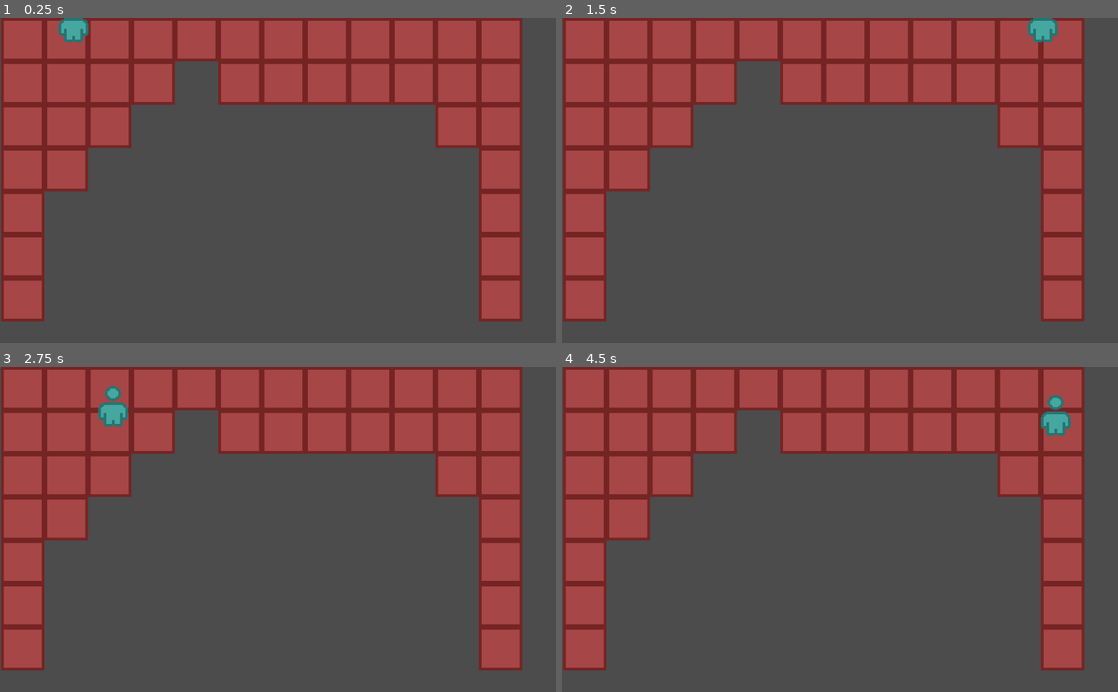
Above: before the commit, frames 1-4 (two rows, left to right).
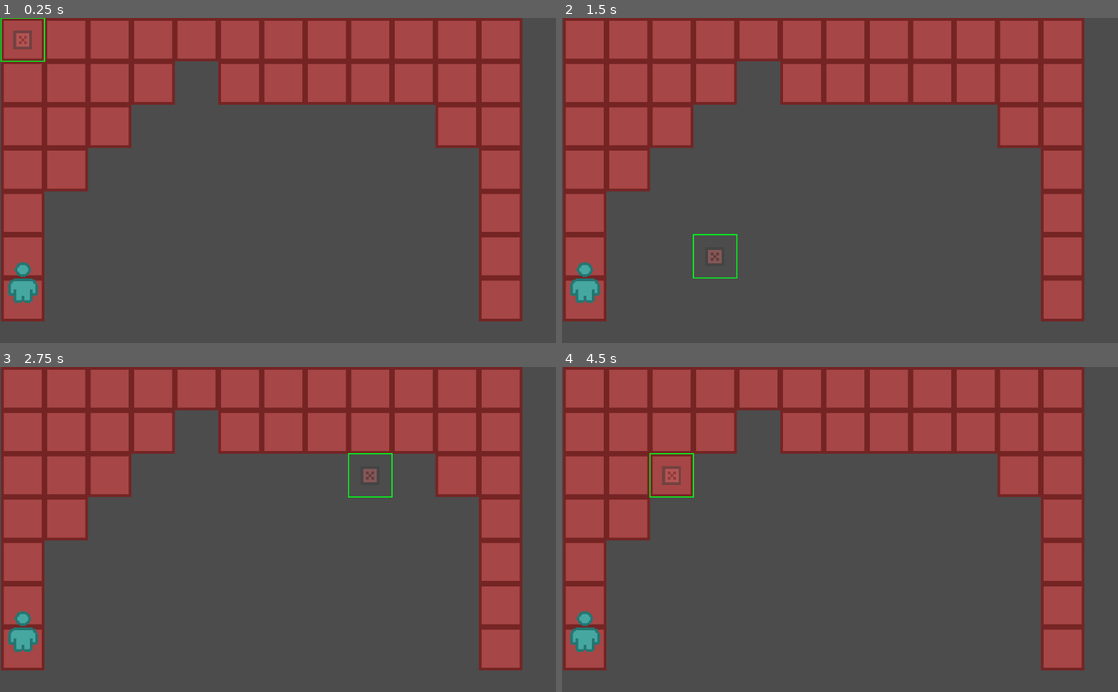
Above: after the commit, the same moments.

Repository: SomeSortOfSam/Metahedron
Game: Godot game, scene res://Maps/TestMap.tscn
The game is run twice, just before and just after one commit, with the same random seed, the same clock (stepped at 60 frames per second) and the same inputs.
Inputs (mouse positions are in pixels of both pictures, inside the frame that each line leads up to):
- Up to frame 1 (0.25 s): no input
- Up to frame 2 (1.5 s): tap Enter (ui_accept) at 0.5, 1.35 s; move the mouse to (962, 164) at 0.52 s; hold Right (ui_right) 0.53-1.28 s; hold Enter (ui_accept) 0.53-1.28 s; move the mouse to (728, 196) at 1.27 s; hold Down (ui_down) from 1.28 s (still down)
- Up to frame 3 (2.75 s): tap Enter (ui_accept) at 1.52, 1.82 s; move the mouse to (333, 458) at 2.02 s; release Down (ui_down) at 2.03 s; hold Right (ui_right) from 2.03 s (still down); hold Enter (ui_accept) from 2.03 s (still down)
- Up to frame 4 (4.5 s): move the mouse to (812, 594) at 2.77 s; release Right (ui_right) at 2.78 s; release Enter (ui_accept) at 2.78 s; hold Up (ui_up) 2.78-3.53 s; tap Enter (ui_accept) at 2.85, 3.02, 3.32, 4.35 s; move the mouse to (1006, 578) at 3.52 s; hold Enter (ui_accept) 3.53-4.28 s; hold Left (ui_left) from 3.53 s (still down); move the mouse to (673, 480) at 4.27 s

The runs differ from the first frame. In frame 1, 1.0% of the frame differs, in the area x 0-16%, y 0-88%; in frame 2, 1.0%; in frame 3, 1.1%; in frame 4, 1.2%, in the area x 1-92%, y 8-88%.

Commit message:
Cursor
Made testmap.tres match testmap.tscn
Added WASD to inputs

Diff:
--- /dev/null
+++ b/Coursor.gd
@@ -0,0 +1,53 @@
+tool
+extends Node2D
+class_name Cursor
+
+signal accept_pressed(cell)
+signal moved(new_cell)
+
+export var map: Resource = preload("res://Maps/TestMap.tres")
+export var ui_cooldown := 0.1
+
+var cell := Vector2.ZERO setget set_cell
+
+onready var _timer: Timer = $Timer
+
+func set_cell(new_cell : Vector2):
+	var new_cell_clamped : Vector2 = map.clamp(new_cell)
+	if not new_cell_clamped.is_equal_approx(cell):
+		cell = new_cell_clamped
+
+		position = map.map_to_world_space(cell)
+		emit_signal("moved",cell)
+		_timer.start()
+
+func _ready():
+	_timer.wait_time = ui_cooldown
+	position = map.map_to_world_space(cell)
+
+func _unhandled_input(event):
+	if event is InputEventMouseMotion:
+		self.cell = map.world_to_map_space(event.position)
+	elif event.is_action_pressed("ui_accept"):
+		emit_signal("accept_pressed", cell)
+		get_tree().set_input_as_handled()
+
+	#keyboard cursor movement
+	var should_move : bool = event.is_pressed()
+	if event.is_echo():
+		should_move = should_move and _timer.is_stopped()
+
+	if not should_move:
+		return
+
+	if event.is_action("ui_right"):
+		self.cell += Vector2.RIGHT
+	elif event.is_action("ui_up"):
+		self.cell += Vector2.UP
+	elif event.is_action("ui_left"):
+		self.cell += Vector2.LEFT
+	elif event.is_action("ui_down"):
+		self.cell += Vector2.DOWN
+
+func _draw():
+	draw_rect(Rect2(-map.cell_size / 2, map.cell_size),self_modulate,false,2.0)
--- /dev/null
+++ b/Cursor.tscn
@@ -0,0 +1,15 @@
+[gd_scene load_steps=3 format=2]
+
+[ext_resource path="res://Coursor.gd" type="Script" id=1]
+[ext_resource path="res://Sprites/Window_2.png" type="Texture" id=2]
+
+[node name="Cursor" type="Node2D"]
+self_modulate = Color( 0, 1, 0.321569, 1 )
+script = ExtResource( 1 )
+
+[node name="Timer" type="Timer" parent="."]
+one_shot = true
+
+[node name="Sprite" type="Sprite" parent="."]
+modulate = Color( 1, 1, 1, 0.498039 )
+texture = ExtResource( 2 )
--- a/Maps/Map.tscn
+++ b/Maps/Map.tscn
@@ -1,8 +1,9 @@
-[gd_scene load_steps=4 format=2]
+[gd_scene load_steps=5 format=2]
 
 [ext_resource path="res://Characters/Character.tscn" type="PackedScene" id=1]
 [ext_resource path="res://Maps/Tileset.tres" type="TileSet" id=2]
 [ext_resource path="res://Maps/TileMapConverter.gd" type="Script" id=3]
+[ext_resource path="res://Cursor.tscn" type="PackedScene" id=4]
 
 [node name="Map" type="Node2D"]
 script = ExtResource( 3 )
@@ -18,3 +19,5 @@
 [node name="Camera2D" type="Camera2D" parent="."]
 position = Vector2( 510, 300 )
 current = true
+
+[node name="Cursor" parent="." instance=ExtResource( 4 )]
--- a/Maps/TestMap.tres
+++ b/Maps/TestMap.tres
@@ -4,5 +4,5 @@
 
 [resource]
 script = ExtResource( 1 )
-size = Vector2( 0, 0 )
-cell_size = Vector2( 0, 0 )
+size = Vector2( 11, 6 )
+cell_size = Vector2( 80, 80 )
--- a/Maps/TestMap.tscn
+++ b/Maps/TestMap.tscn
@@ -5,9 +5,9 @@
 
 [node name="Map" instance=ExtResource( 1 )]
 
-[node name="TileMap" parent="." index="0"]
+[node name="TileMap" parent="." index="1"]
 tile_data = PoolIntArray( 0, 0, 0, 1, 0, 0, 2, 0, 0, 3, 0, 0, 4, 0, 0, 5, 0, 0, 6, 0, 0, 7, 0, 0, 8, 0, 0, 9, 0, 0, 10, …(356 unchanged characters)…
 
-[node name="Character" parent="." index="1"]
+[node name="Character" parent="." index="2"]
 position = Vector2( 38, 524 )
 skin = ExtResource( 2 )
--- a/Maps/TileMapConverter.gd
+++ b/Maps/TileMapConverter.gd
@@ -8,7 +8,3 @@
 func _ready():
 	map.cell_size = _tile_map.cell_size * _tile_map.scale
 	map.size = _tile_map.get_used_rect().size
-	var array : PoolVector2Array = []
-	for cell in _tile_map.get_used_cells():
-		array.append(cell)
-	_character.walk_along(array)
--- a/project.godot
+++ b/project.godot
@@ -14,6 +14,11 @@
 "language": "GDScript",
 "path": "res://Characters/Character.gd"
 }, {
+"base": "Node2D",
+"class": "Cursor",
+"language": "GDScript",
+"path": "res://Coursor.gd"
+}, {
 "base": "Resource",
 "class": "Map",
 "language": "GDScript",
@@ -21,6 +26,7 @@
 } ]
 _global_script_class_icons={
 "Character": "",
+"Cursor": "",
 "Map": ""
 }
 
@@ -54,6 +60,37 @@
 "svg/scale": 1.0
 }
 
+[input]
+
+ui_left={
+"deadzone": 0.5,
+"events": [ Object(InputEventKey,"resource_local_to_scene":false,"resource_name":"","device":0,"alt":false,"shift":false,"control":false,"meta":false,"command":false,"pressed":false,"scancode":16777231,"unicode":0,"echo":false,"script":null)
+, Object(InputEventJoypadButton,"resource_local_to_scene":false,"resource_name":"","device":0,"button_index":14,"pressure":0.0,"pressed":false,"script":null)
+, Object(InputEventKey,"resource_local_to_scene":false,"resource_name":"","device":0,"alt":false,"shift":false,"control":false,"meta":false,"command":false,"pressed":false,"scancode":65,"unicode":0,"echo":false,"script":null)
+ ]
+}
+ui_right={
+"deadzone": 0.5,
+"events": [ Object(InputEventKey,"resource_local_to_scene":false,"resource_name":"","device":0,"alt":false,"shift":false,"control":false,"meta":false,"command":false,"pressed":false,"scancode":16777233,"unicode":0,"echo":false,"script":null)
+, Object(InputEventJoypadButton,"resource_local_to_scene":false,"resource_name":"","device":0,"button_index":15,"pressure":0.0,"pressed":false,"script":null)
+, Object(InputEventKey,"resource_local_to_scene":false,"resource_name":"","device":0,"alt":false,"shift":false,"control":false,"meta":false,"command":false,"pressed":false,"scancode":68,"unicode":0,"echo":false,"script":null)
+ ]
+}
+ui_up={
+"deadzone": 0.5,
+"events": [ Object(InputEventKey,"resource_local_to_scene":false,"resource_name":"","device":0,"alt":false,"shift":false,"control":false,"meta":false,"command":false,"pressed":false,"scancode":16777232,"unicode":0,"echo":false,"script":null)
+, Object(InputEventJoypadButton,"resource_local_to_scene":false,"resource_name":"","device":0,"button_index":12,"pressure":0.0,"pressed":false,"script":null)
+, Object(InputEventKey,"resource_local_to_scene":false,"resource_name":"","device":0,"alt":false,"shift":false,"control":false,"meta":false,"command":false,"pressed":false,"scancode":87,"unicode":0,"echo":false,"script":null)
+ ]
+}
+ui_down={
+"deadzone": 0.5,
+"events": [ Object(InputEventKey,"resource_local_to_scene":false,"resource_name":"","device":0,"alt":false,"shift":false,"control":false,"meta":false,"command":false,"pressed":false,"scancode":16777234,"unicode":0,"echo":false,"script":null)
+, Object(InputEventJoypadButton,"resource_local_to_scene":false,"resource_name":"","device":0,"button_index":13,"pressure":0.0,"pressed":false,"script":null)
+, Object(InputEventKey,"resource_local_to_scene":false,"resource_name":"","device":0,"alt":false,"shift":false,"control":false,"meta":false,"command":false,"pressed":false,"scancode":83,"unicode":0,"echo":false,"script":null)
+ ]
+}
+
 [rendering]
 
 environment/default_environment="res://default_env.tres"
